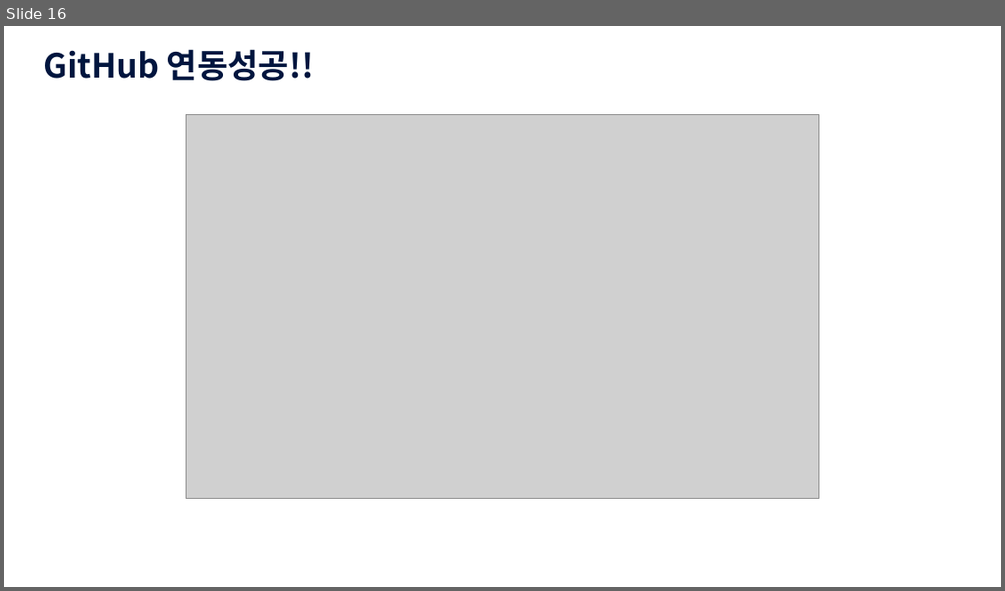
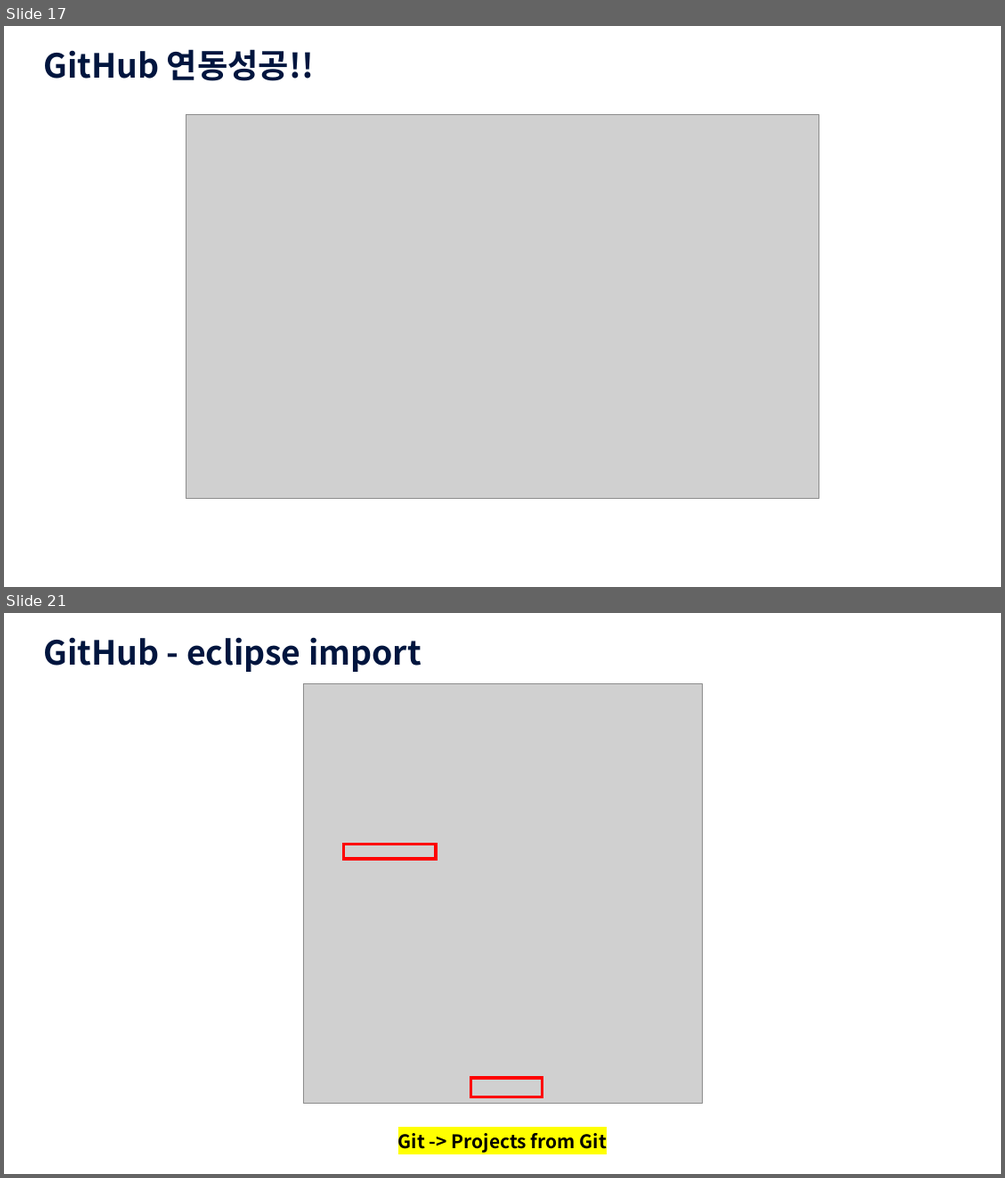
Before and after one commit to SungkimS2/JavaSEW, a slide deck: src/JAVA_GitHub연동.pptx. Shown one above the other, each under a label of ours: slide 16 before the commit, slides 17 and 21 after it; the slides between them are not shown. The pictures are 1005x591 and 1005x1178 pixels, drawn with LibreOffice and Linux fonts; fonts in the diff are those of the drawing; grey boxes stand for pictures; background and template pictures are left out. Boxes give left, top, right and bottom in pixels: in the first picture for what was removed or moved away, otherwise in the second. Text is boxed around its words. In the diff, an @@ line names an element or a change of style, - is before the commit and + after.

```diff
--- a/src/JAVA_GitHub연동.pptx
+++ b/src/JAVA_GitHub연동.pptx
@@ slide 21 added at [4,613,1001,1174], background picture (left out) @@
@@ text added at [43,637,421,672], 32 pt, text #00153E, bold @@
+GitHub - eclipse import
@@ picture added at [303,683,702,1103] @@
@@ rectangle added at [343,844,436,859], outline #FF0000 3 pt @@
@@ rectangle added at [470,1078,542,1097], outline #FF0000 3 pt @@
@@ text added at [398,1133,607,1152], 18 pt, text #000000, bold @@
+Git -> Projects from Git
@@ what was slide 16 is now slide 17 @@
```
Also in this commit, not shown: 11 other slides added, 45 other files.
